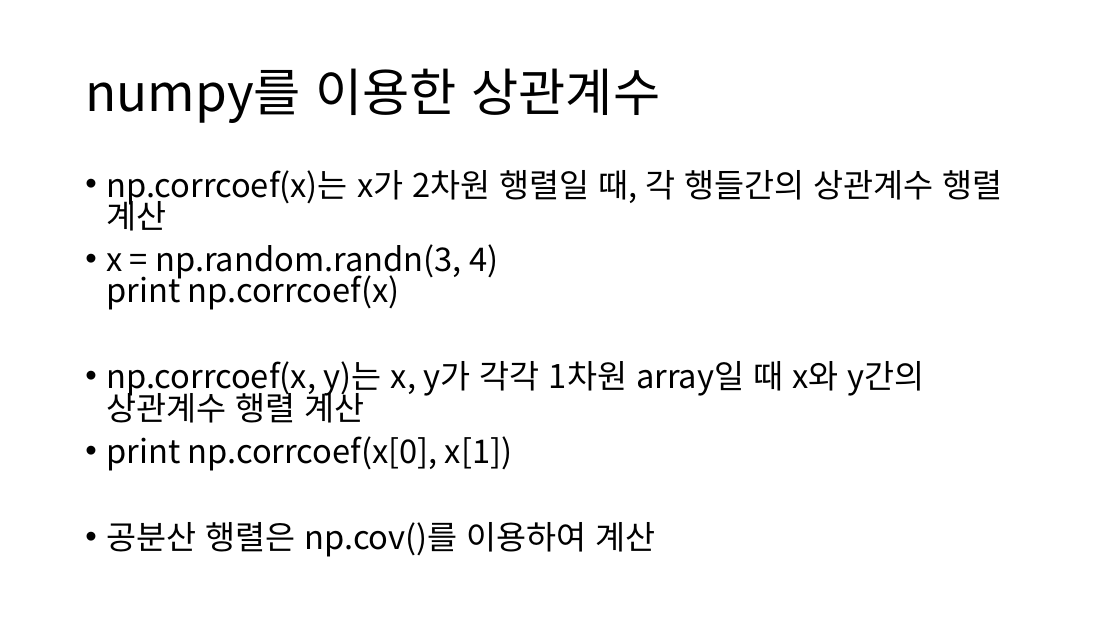
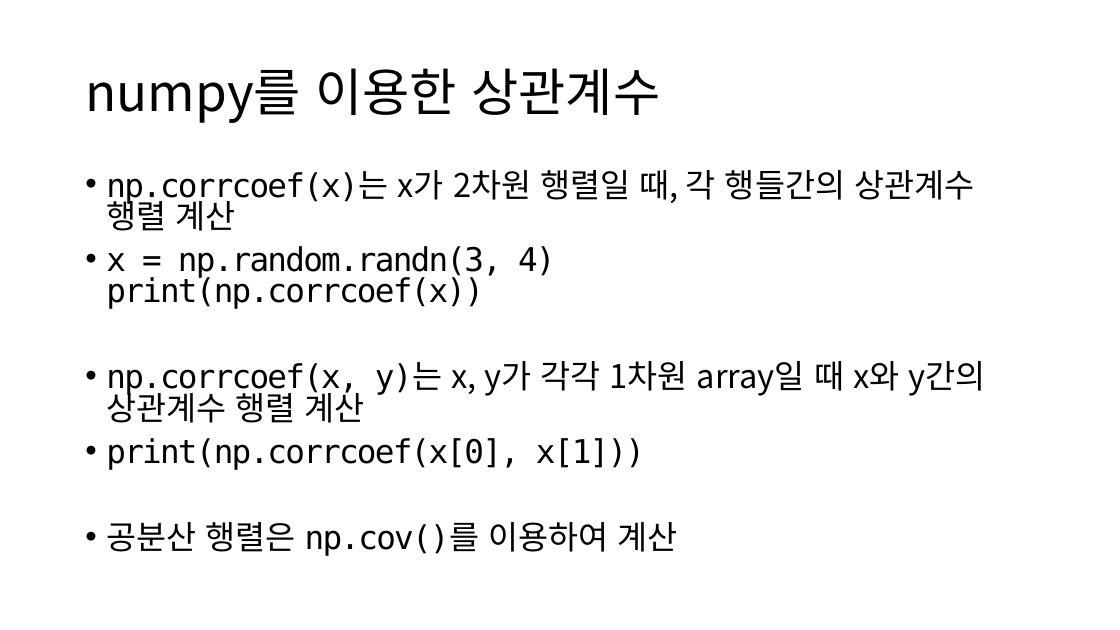
Before and after one commit to ksublee/SPuP, a slide deck: slide 19 of ppt/Python_8_Statistics.pptx. Drawn at 1120x630 pixels with LibreOffice and Linux fonts; fonts in the diff are those of the drawing. Boxes give left, top, right and bottom in pixels: in the first picture for what was removed or moved away, otherwise in the second. Text is boxed around its words. In the diff, an @@ line names an element or a change of style, - is before the commit and + after.

```diff
--- a/ppt/Python_8_Statistics.pptx
+++ b/ppt/Python_8_Statistics.pptx
@@ text at [106, 170, 986, 556]: font Noto Sans CJK KR to DejaVu Sans Mono, letter spacing 0 to -1.5 pt in "np.corrcoef(x)는", "np.corrcoef(x, y)는", "np.cov()를" @@
@@ text at [106, 246, 556, 309]: text changed; font Noto Sans CJK KR to DejaVu Sans Mono @@
-• x = np.random.randn(3, 4)
-  print np.corrcoef(x)
+• x = np.random.randn(3, 4)
+  print(np.corrcoef(x))
@@ text at [106, 438, 645, 470]: text changed; font Noto Sans CJK KR to DejaVu Sans Mono @@
-• print np.corrcoef(x[0], x[1])
+• print(np.corrcoef(x[0], x[1]))
```
Also in this commit, not shown: 9 other slides changed, 9 other files.
